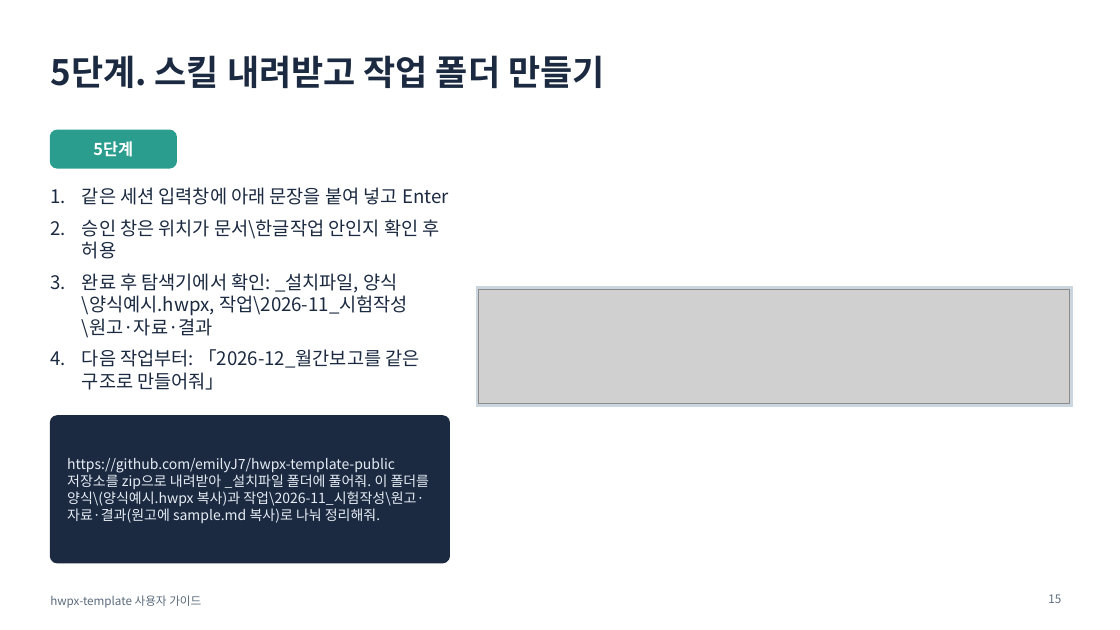
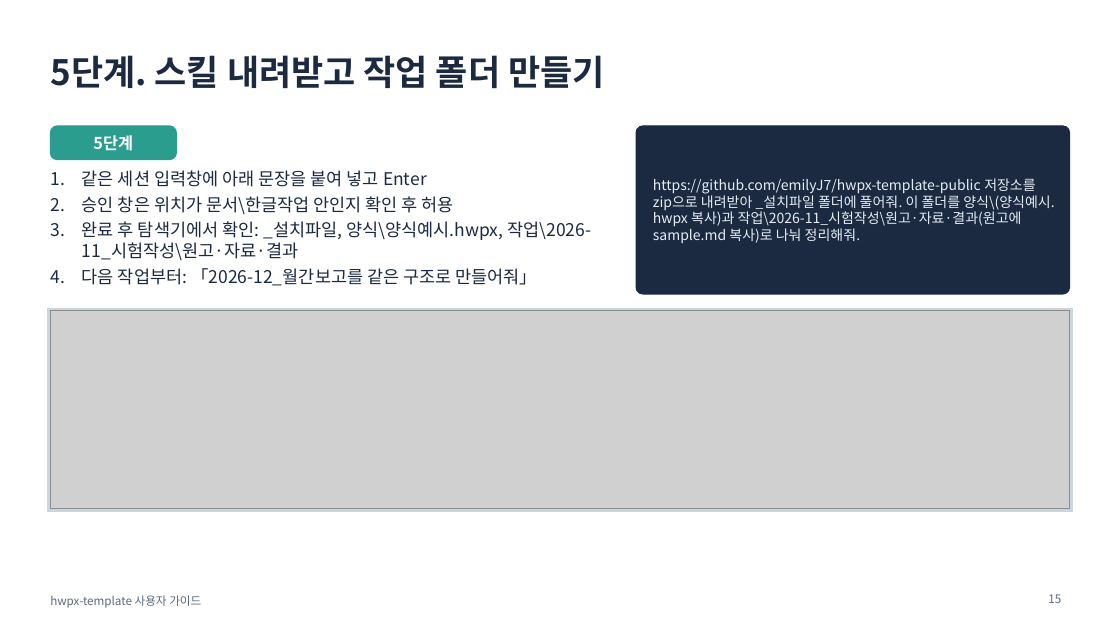
Before and after one commit to emilyJ7/hwpx-template-public, a slide deck: slide 15 of docs/사용자가이드.pptx. Drawn at 1120x630 pixels with LibreOffice and Linux fonts; fonts in the diff are those of the drawing; grey boxes stand for pictures. Boxes give left, top, right and bottom in pixels: in the first picture for what was removed or moved away, otherwise in the second. Text is boxed around its words. In the diff, an @@ line names an element or a change of style, - is before the commit and + after.

```diff
--- a/docs/사용자가이드.pptx
+++ b/docs/사용자가이드.pptx
@@ text "5단계": place and size @@
-text "5단계" at <box>93,141,133,157</box>
+text "5단계" at <box>93,135,133,151</box>
@@ rounded rectangle: place and size @@
-rounded rectangle at <box>50,130,176,168</box>
+rounded rectangle at <box>50,126,176,160</box>
@@ rounded rectangle at <box>50,126,176,160</box>: proportions changed @@
@@ rounded rectangle at <box>636,126,1070,294</box>: proportions changed @@
@@ rounded rectangle: place and size @@
-rounded rectangle at <box>50,416,450,563</box>
+rounded rectangle at <box>636,126,1070,294</box>
@@ text "https://github.com/emilyJ7/hwpx-template-public 저장소를 zip으로 내 ..." rewrapped from <box>67,458,430,523</box> to <box>653,178,1054,243</box> @@
@@ text "같은 세션 입력창에 아래 문장을 ...": place and size @@
-text "같은 세션 입력창에 아래 문장을 ..." at <box>82,187,449,390</box>
+text "같은 세션 입력창에 아래 문장을 ..." at <box>82,170,592,286</box>
@@ text "같은 세션 입력창에 아래 문장을 ..." at <box>82,170,592,286</box>: size 16 to 15 pt; less space between paragraphs @@
@@ rectangle: place and size @@
-rectangle at <box>476,287,1072,407</box>
+rectangle at <box>48,308,1072,512</box>
@@ picture: place and size @@
-picture at <box>479,289,1070,404</box>
+picture at <box>50,311,1070,509</box>
```
Also in this commit, not shown: 2 other slides changed, 1 slide added, 8 other files.
